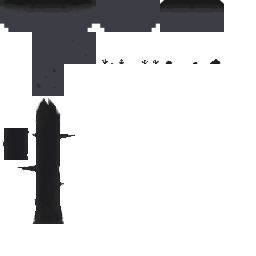
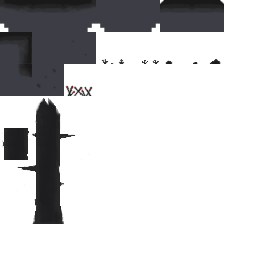
The second 256 x 256 image is a revision of the first. Changes to its layers:
added layer "InnerCorner" above "Corner" over [left=0, top=64, right=32, bottom=96]
added layer "Corner" above "Spikes" over [left=0, top=32, right=32, bottom=64]
added layer "Spikes" above "Center" over [left=65, top=85, right=93, bottom=96]
